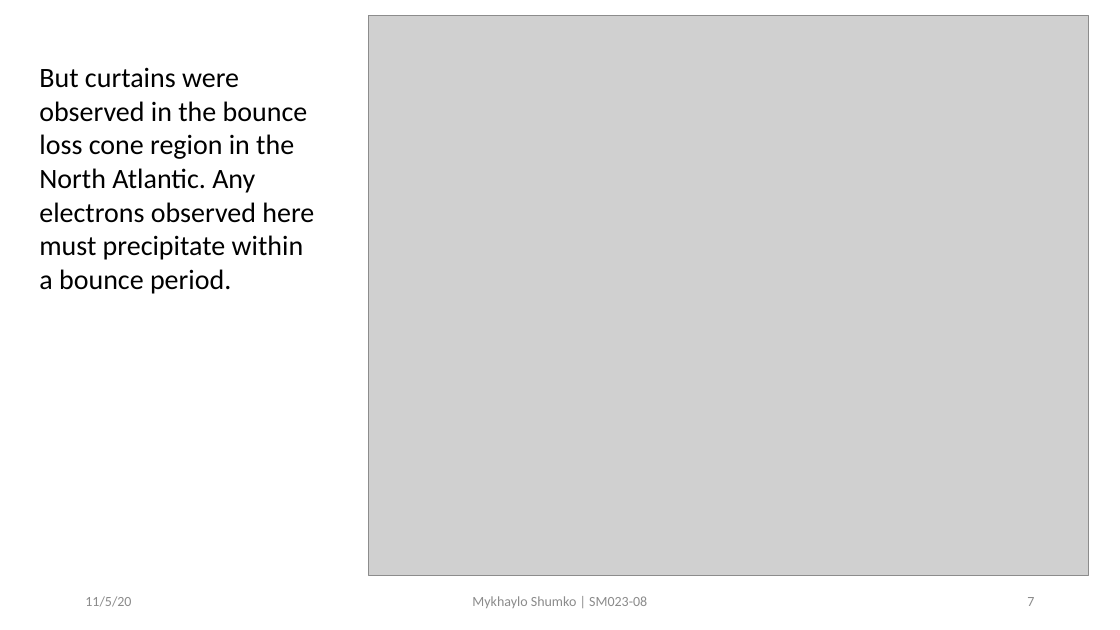
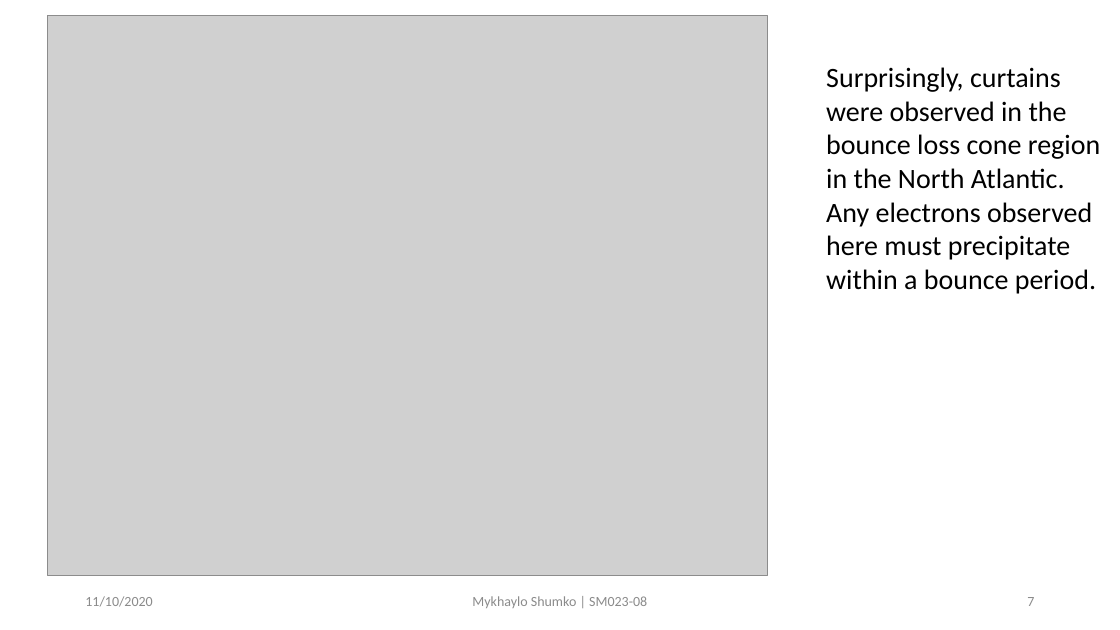
Before and after one commit to mshumko/ac6_curtains, a slide deck: slide 7 of reports/2020_shumko_agu_slides.pptx. Drawn at 1120x630 pixels with LibreOffice and Linux fonts; fonts in the diff are those of the drawing; grey boxes stand for pictures. Boxes give left, top, right and bottom in pixels: in the first picture for what was removed or moved away, otherwise in the second. Text is boxed around its words. In the diff, an @@ line names an element or a change of style, - is before the commit and + after.

Commit message:
Updated the slides: Moved the slide visuals to the

```diff
--- a/reports/2020_shumko_agu_slides.pptx
+++ b/reports/2020_shumko_agu_slides.pptx
@@ picture moved from (x1=368, y1=15, x2=1088, y2=576) to (x1=47, y1=15, x2=767, y2=576) @@
@@ text at (x1=826, y1=67, x2=1100, y2=294): text changed @@
-But curtains were observed in the bounce loss cone region in the North Atlantic. Any electrons observed here must precipitate within a bounce period.
+Surprisingly, curtains were observed in the bounce loss cone region in the North Atlantic. Any electrons observed here must precipitate within a bounce period.
@@ text at (x1=85, y1=596, x2=152, y2=607): text changed @@
-11/5/20
+11/10/2020
```
Also in this commit, not shown: 9 other slides changed.
